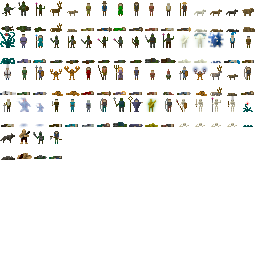
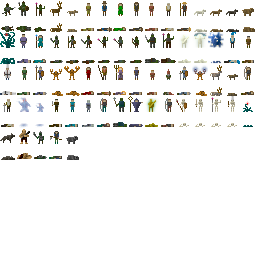
Layered file, before and after one edit (256px x 256px). Changes by layer:
painted on "Background" over [66, 136, 79, 160]
